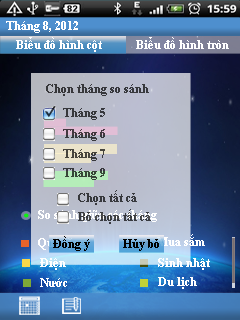
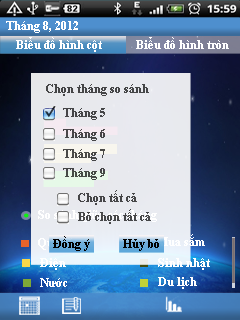
Before/after of a (240, 320) layered artwork. What changed in the layer stack:
"Shape 11": opacity 70% → 90% over [31, 73, 191, 265]
added layer "Layer 17" above "Layer 13" over [165, 296, 182, 313]
